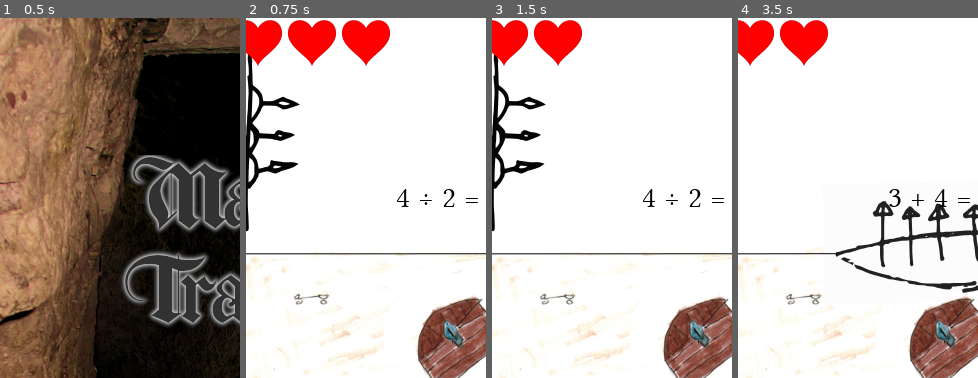
Above: before the commit, frames 1-4 (left to right).
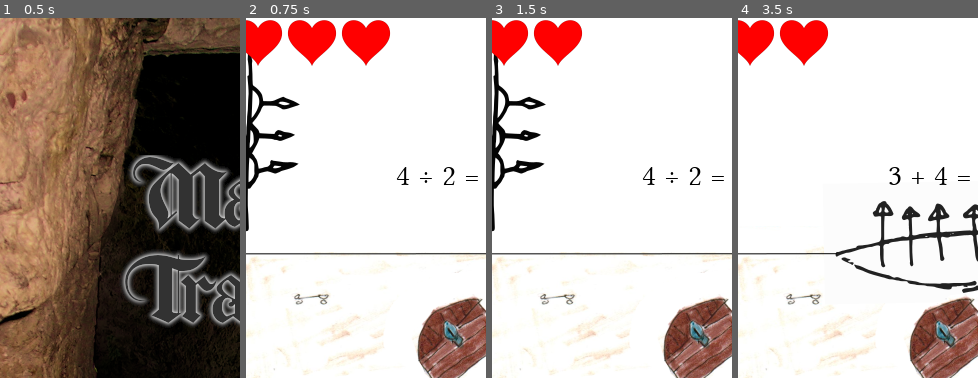
Above: after the commit, the same moments.

Repository: the-g-force/FamJam-May2020
Game: Godot game, scene res://src/TitleScene.tscn
Same seed, same stepped clock (60 frames per second), same inputs: the game is played once before the commit and once after it.
Inputs:
- Up to frame 1 (0.5 s): no input
- Up to frame 2 (0.75 s): click "Start" at 0.5 s
- Up to frame 3 (1.5 s): click "OK" at 1.25 s
- Up to frame 4 (3.5 s): tap Enter at 2.75 s
The pictures show only the part of the screen within x 3-53%, y 0-50%; the shares and areas given below are measured in that part.

Frame 1 is identical in both runs. In frame 2, 0.5% of the frame differs, in the area x 62-97%, y 41-53%; in frame 3, 0.5%; in frame 4, 0.6%.

Commit message:
Move problems upward
This prevents them from running into the spiky poles.

Diff:
--- a/project/src/DefaultScene.tscn
+++ b/project/src/DefaultScene.tscn
@@ -98,9 +98,9 @@
 
 [node name="HBoxContainer" type="HBoxContainer" parent="."]
 margin_left = 254.835
-margin_top = 158.829
+margin_top = 136.829
 margin_right = 294.835
-margin_bottom = 198.829
+margin_bottom = 176.829
 __meta__ = {
 "_edit_group_": true,
 "_edit_use_anchors_": false
